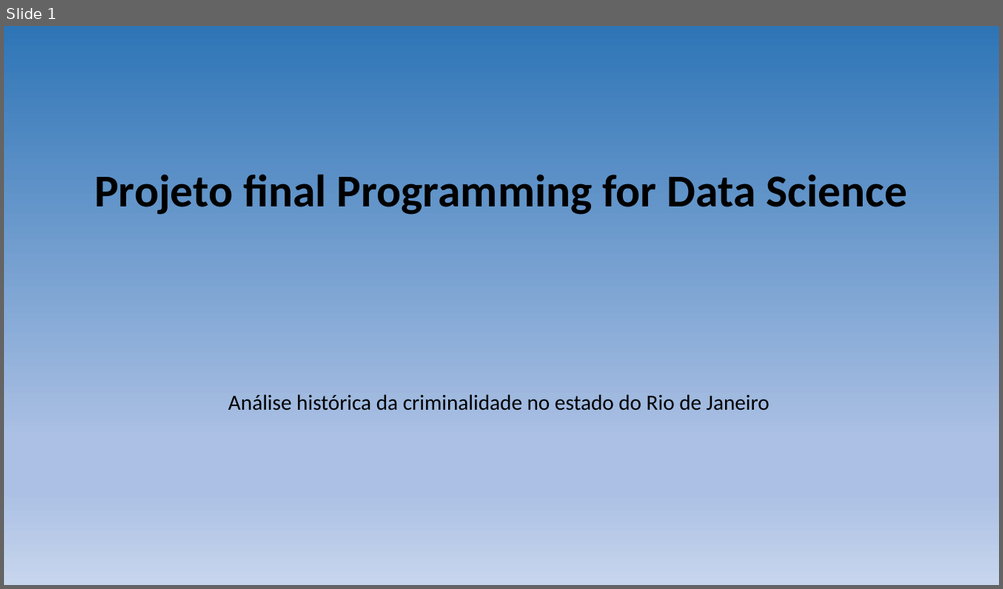
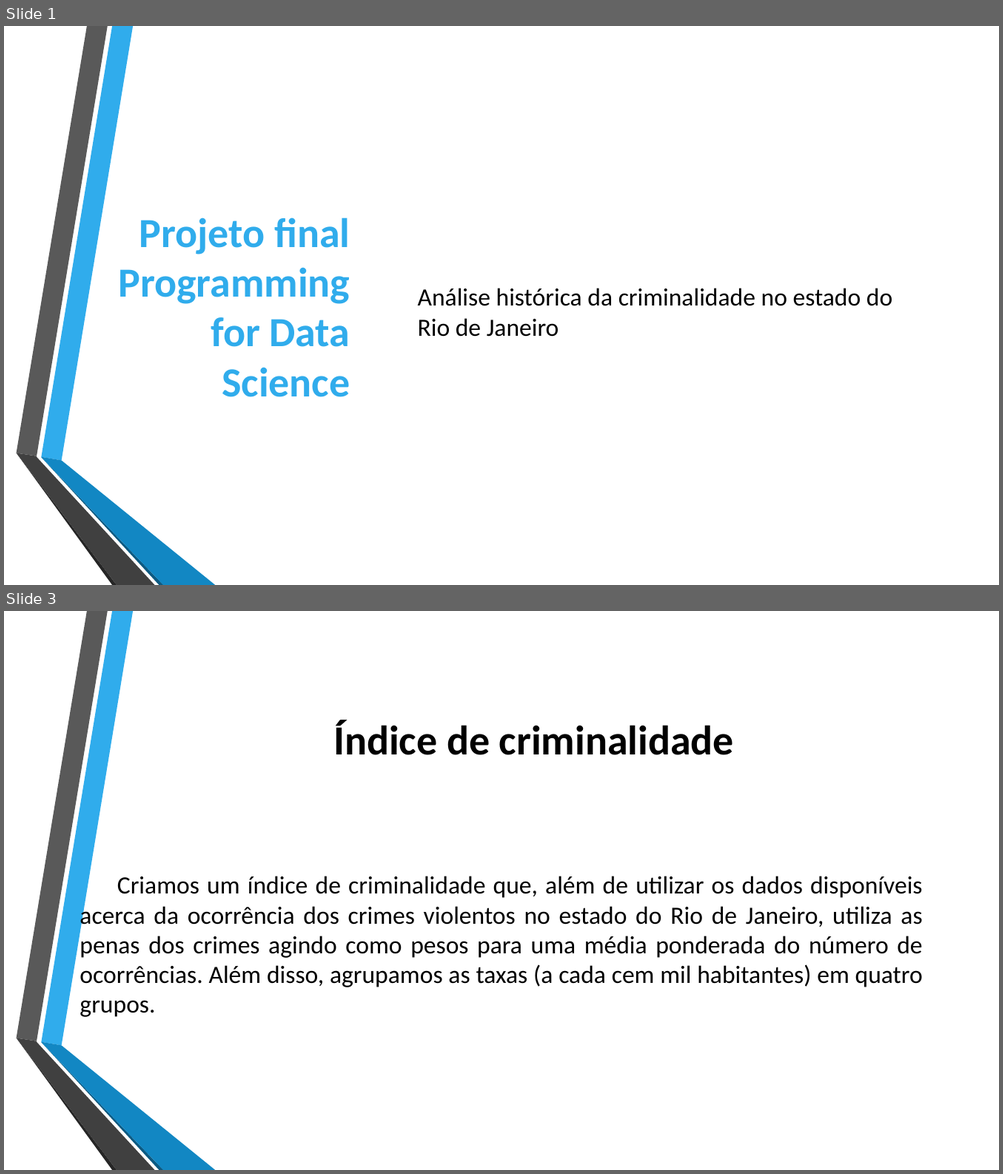
Before and after one commit to DeividCezar/Final_project, a slide deck: Apresentação.pptx. Shown one above the other, each under a label of ours: slide 1 before the commit, slides 1 and 3 after it; the slides between them are not shown. The pictures are 1003x589 and 1003x1174 pixels, drawn with LibreOffice and Linux fonts; fonts in the diff are those of the drawing; background and template pictures are left out. Boxes give left, top, right and bottom in pixels: in the first picture for what was removed or moved away, otherwise in the second. Text is boxed around its words. In the diff, an @@ line names an element or a change of style, - is before the commit and + after.

```diff
--- a/Apresentação.pptx
+++ b/Apresentação.pptx
@@ slide 3 added at (4,611,999,1170), background picture (left out); not listed: 6 template elements that a slide beside it also shows @@
@@ title added at (333,720,734,755), 40 pt, text #000000, bold @@
+Índice de criminalidade
@@ text added at (79,876,922,1017), 24 pt, text #000000 @@
+Criamos um índice de criminalidade que, além de utilizar os dados disponíveis acerca da ocorrência dos crimes violentos no estado do Rio de Janeiro, utiliza as penas dos crimes agindo como pesos para uma média ponderada do número de ocorrências. Além disso, agrupamos as taxas (a cada cem mil habitantes) em quatro grupos.
@@ slide 1 changed as well @@
@@ background gradient #2E75B6 to #ABC0E4 to #C7D5ED to #FFFFFF @@
@@ title "Projeto final Programming for Data ...": place and size @@
-title "Projeto final Programming for Data ..." at (94,174,907,215)
+title "Projeto final Programming for Data ..." at (118,218,350,397)
@@ title "Projeto final Programming for Data ..." at (118,218,350,397): size 44 to 40 pt, text colour #000000 to #30ACEC; alignment centre to right; line spacing 0.9 to 1 @@
@@ text "Análise histórica da criminalidade no ...": place and size @@
-text "Análise histórica da criminalidade no ..." at (228,395,769,411)
+text "Análise histórica da criminalidade no ..." at (418,288,892,337)
@@ text "Análise histórica da criminalidade no ..." at (418,288,892,337): size 20.9 to 24 pt; alignment centre to left; line spacing 0.7 to 1; vertical alignment top to middle @@
@@ group added at (16,26,215,585): 6 freeform shapes @@
```
Also in this commit, not shown: 2 other slides changed, 25 other slides added, 15 slides removed.
